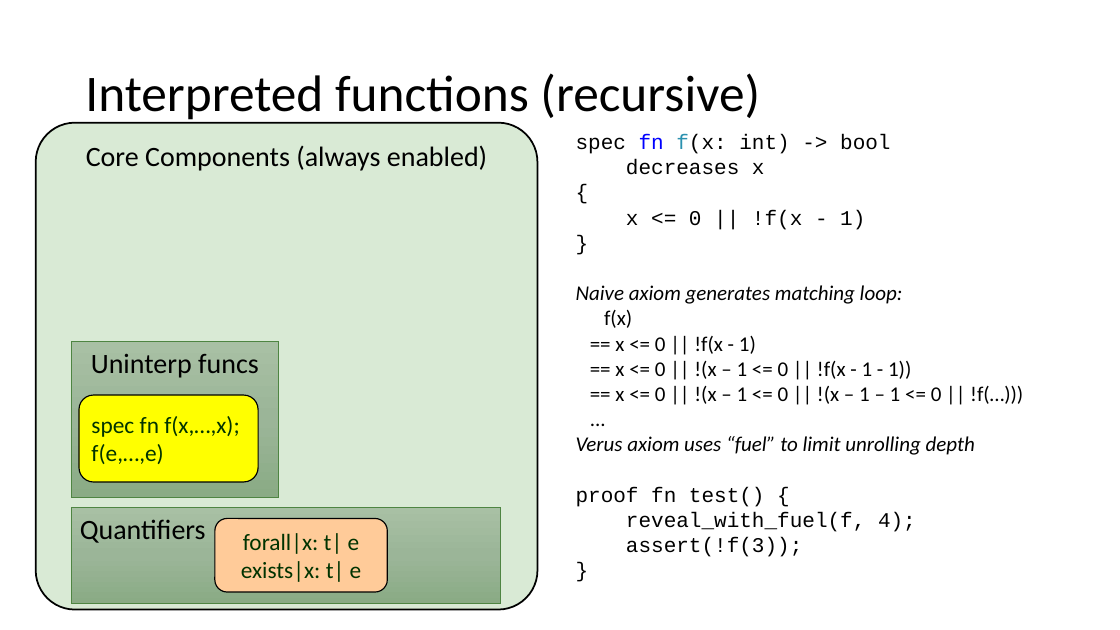
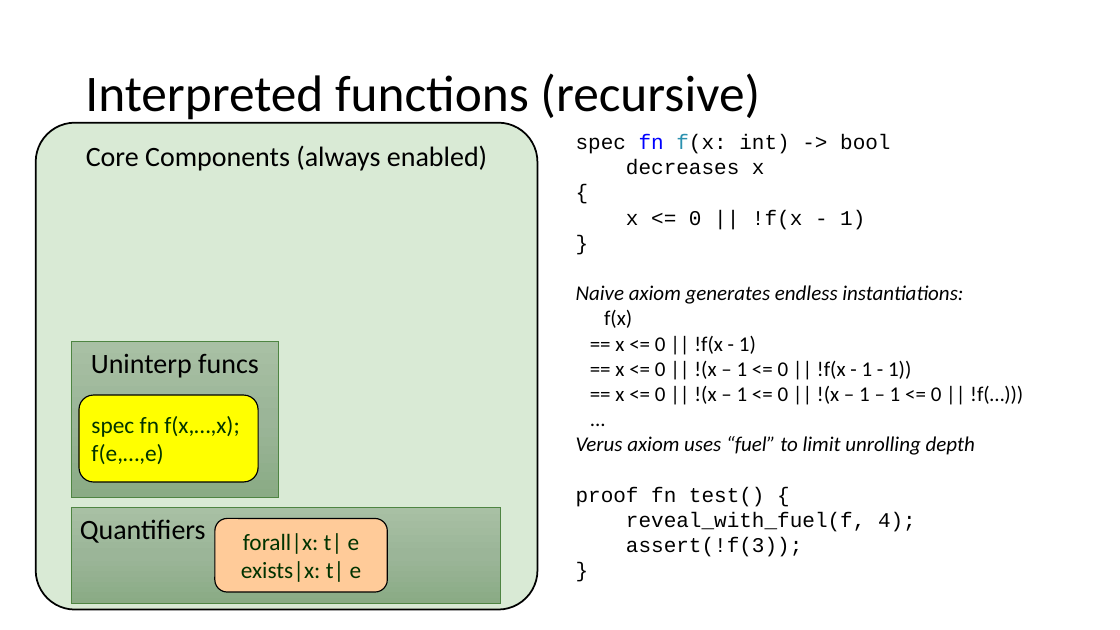
Before and after one commit to verus-lang/event-sites, a slide deck: slide 23 of 2026-summer-formal/slides/summer-school-formal-verus.pptx (slide 21 before the commit). Drawn at 1120x630 pixels with LibreOffice and Linux fonts; fonts in the diff are those of the drawing. Boxes give left, top, right and bottom in pixels: in the first picture for what was removed or moved away, otherwise in the second. Text is boxed around its words. In the diff, an @@ line names an element or a change of style, - is before the commit and + after.

```diff
--- a/2026-summer-formal/slides/summer-school-formal-verus.pptx
+++ b/2026-summer-formal/slides/summer-school-formal-verus.pptx
@@ text at box(576, 285, 963, 304): text changed @@
-Naive axiom generates matching loop:
+Naive axiom generates endless instantiations:
```
Also in this commit, not shown: 9 other slides changed, 2 slides added, 1 other file.
